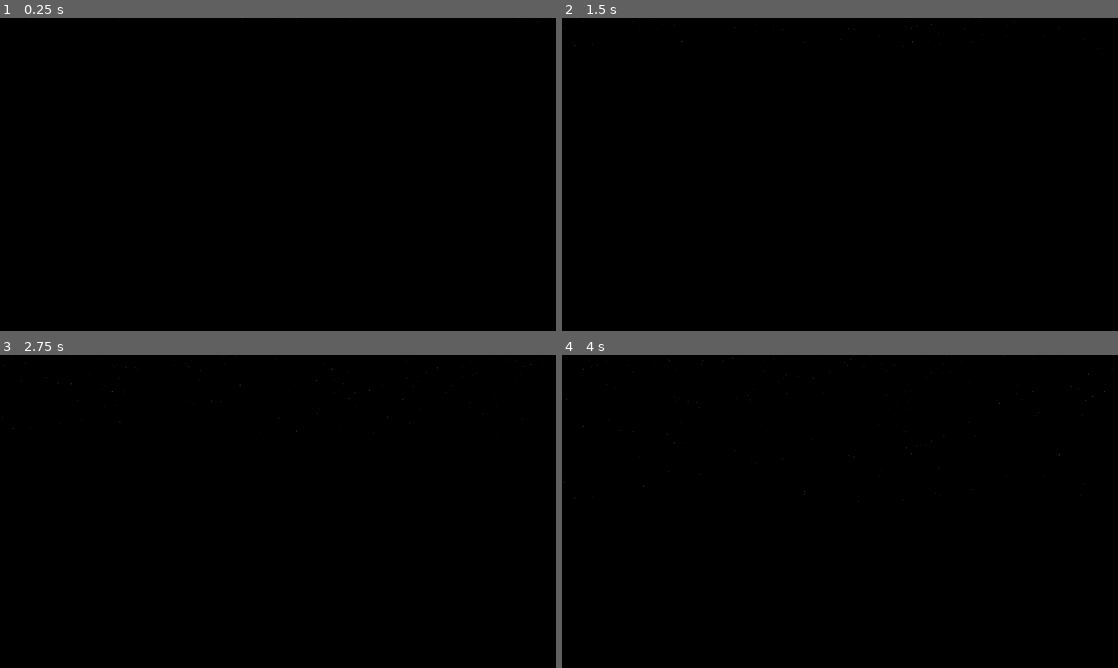
Above: before the commit, frames 1-4 (two rows, left to right).
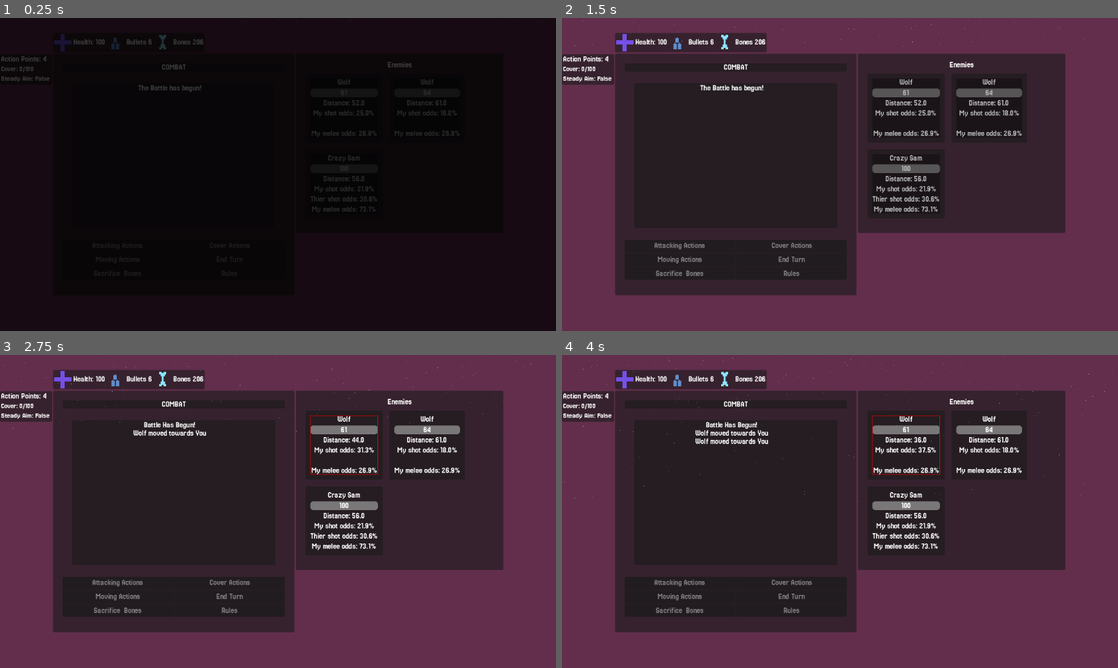
Above: after the commit, the same moments.

Repository: Mightysmallfry/BonesAndBullets
Game: Godot game, scene res://Combat/Arena.tscn
Two runs of this game, one before a commit and one after it. Both use one fixed random seed, a clock stepped at 60 frames per second and the inputs below. This scene is started directly instead of the project's main scene.
Inputs (mouse positions are in pixels of both pictures, inside the frame that each line leads up to):
- Up to frame 1 (0.25 s): no input
- Up to frame 2 (1.5 s): tap Enter at 0.5 s; move the mouse to (962, 158) at 0.52 s; click (962, 158) at 0.67 s; tap Space at 1.25 s; move the mouse to (728, 190) at 1.27 s; click (728, 190) at 1.42 s
- Up to frame 3 (2.75 s): tap Enter at 2 s; move the mouse to (333, 442) at 2.02 s; click (333, 442) at 2.17 s
- Up to frame 4 (4 s): click (990, 445) at 2.77 s; click (990, 445) at 3.52 s

The runs differ from the first frame. In frame 1, 1.7% of the frame differs, in the area x 0-83%, y 5-83%; in frame 2, 100%, in the area x 0-100%, y 0-100%; in frame 3, 100%; in frame 4, 100%.
Error before the commit: Invalid access to property or key 'player_moves_first' on a base object of type 'Nil'. (res://Combat/Scripts/Arena.gd:60)

Commit message:
Added Death Fade to Combat

Diff:
--- a/Combat/Arena.tscn
+++ b/Combat/Arena.tscn
@@ -65,6 +65,18 @@
 "transitions": PackedFloat32Array(1),
 "update": 0,
 "values": [Color(1, 1, 1, 1)]
+}
+tracks/1/type = "value"
+tracks/1/imported = false
+tracks/1/enabled = true
+tracks/1/path = NodePath("../../[fightTheme]FightingAgainstDespairV0b:volume_db")
+tracks/1/interp = 1
+tracks/1/loop_wrap = true
+tracks/1/keys = {
+"times": PackedFloat32Array(0),
+"transitions": PackedFloat32Array(1),
+"update": 0,
+"values": [0.0]
 }
 
 [sub_resource type="Animation" id="Animation_d331y"]
@@ -83,8 +95,38 @@
 "values": [Color(1, 1, 1, 1), Color(1, 1, 1, 0)]
 }
 
+[sub_resource type="Animation" id="Animation_gr0aw"]
+resource_name = "Death"
+length = 3.0
+step = 3.0
+tracks/0/type = "value"
+tracks/0/imported = false
+tracks/0/enabled = true
+tracks/0/path = NodePath(".:modulate")
+tracks/0/interp = 1
+tracks/0/loop_wrap = true
+tracks/0/keys = {
+"times": PackedFloat32Array(0, 3),
+"transitions": PackedFloat32Array(1, 1),
+"update": 0,
+"values": [Color(1, 1, 1, 0), Color(1, 1, 1, 1)]
+}
+tracks/1/type = "value"
+tracks/1/imported = false
+tracks/1/enabled = true
+tracks/1/path = NodePath("../../[fightTheme]FightingAgainstDespairV0b:volume_db")
+tracks/1/interp = 1
+tracks/1/loop_wrap = true
+tracks/1/keys = {
+"times": PackedFloat32Array(0, 2.98),
+"transitions": PackedFloat32Array(1, 1),
+"update": 0,
+"values": [0.0, -80.0]
+}
+
 [sub_resource type="AnimationLibrary" id="AnimationLibrary_1uhy4"]
 _data = {
+&"Death": SubResource("Animation_gr0aw"),
 &"RESET": SubResource("Animation_tc6bs"),
 &"fade": SubResource("Animation_d331y")
 }
@@ -919,6 +961,7 @@
 
 [node name="AudioStreamPlayer2D" type="AudioStreamPlayer2D" parent="."]
 volume_db = -5.0
+autoplay = true
 panning_strength = 0.0
 
 [connection signal="timeout" from="BackButtonTimer" to="Container" method="_on_back_button_timer_timeout"]
--- a/Combat/Scripts/Arena.gd
+++ b/Combat/Scripts/Arena.gd
@@ -30,8 +30,8 @@
 
 
 
-#var combatEventPath:String = "res://Combat/CombatEvents/CombatExample.tres"
-var combatEventPath:String
+var combatEventPath:String = "res://Combat/CombatEvents/CombatExample.tres"
+#var combatEventPath:String
 
 @onready var combatUI:combatControl = $Control
 var rng = RandomNumberGenerator.new()
@@ -76,7 +76,7 @@
 func resolveCombat()->void:
 	end = true
 	if player.health < 1:
-		$BufferTimer.start()
+		$BufferTimer.start(4.0)
 		return
 
 	# Update player's stats
@@ -299,6 +299,7 @@
 	combatUI.update_player(player)
 	if player.health < 1:
 		combatUI.update_battle_log("You Died")
+		$AnimationPlayer.play("Death")
 		resolveCombat()
 func _start_turn()->void:
 	combatUI.update_selector_theme(false)
Not shown: 1 places in Combat/Arena.tscn that only renumber resources
